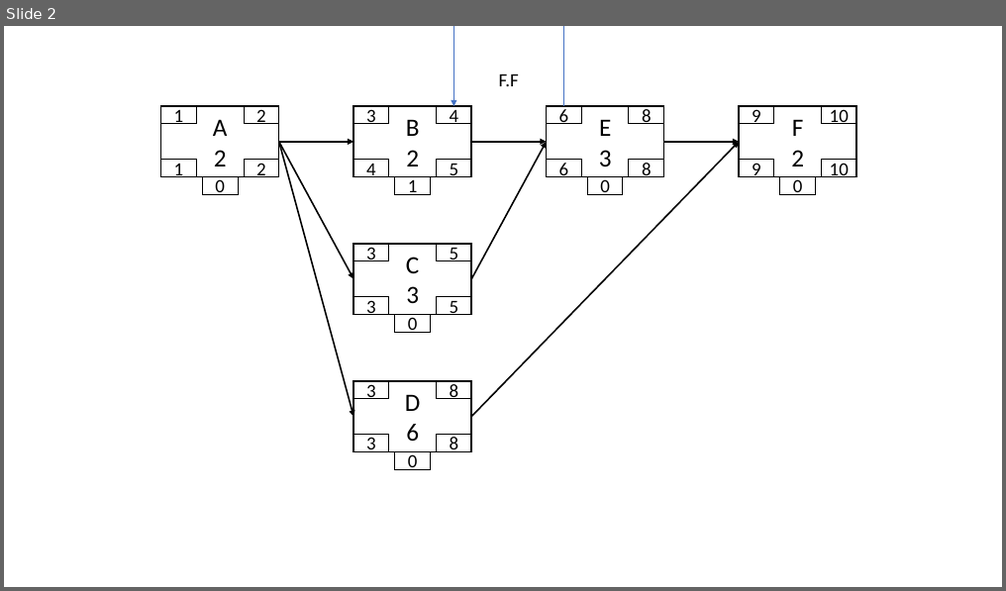
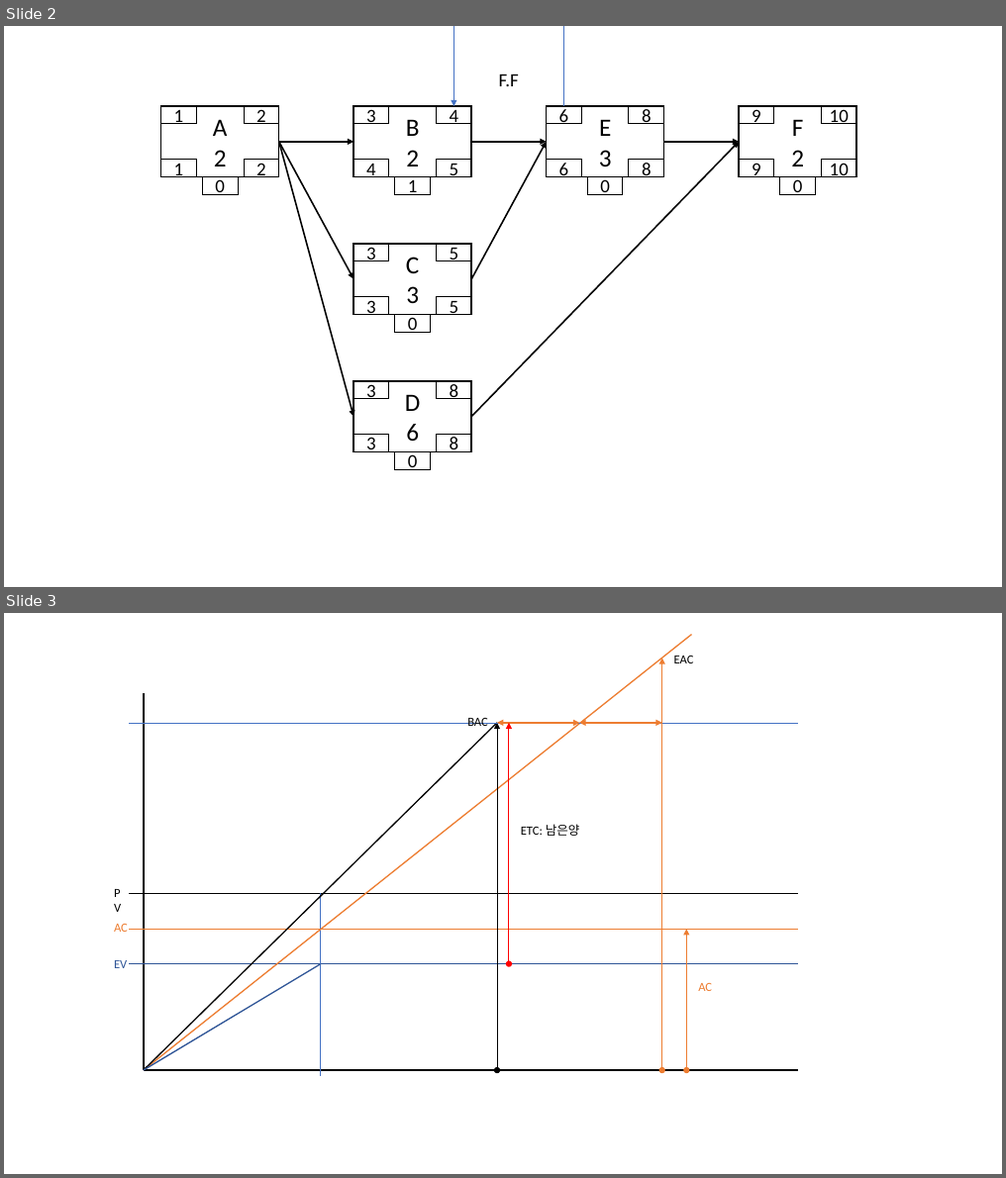
Before and after one commit to razy-dev/isa-note, a slide deck: pmp/imgs/isa-pmp.pptx. Shown one above the other, each under a label of ours: slide 2 before the commit, slides 2 and 3 after it. The pictures are 1006x591 and 1006x1178 pixels, drawn with LibreOffice and Linux fonts; fonts in the diff are those of the drawing. Boxes give left, top, right and bottom in pixels: in the first picture for what was removed or moved away, otherwise in the second. Text is boxed around its words. In the diff, an @@ line names an element or a change of style, - is before the commit and + after.

```diff
--- a/pmp/imgs/isa-pmp.pptx
+++ b/pmp/imgs/isa-pmp.pptx
@@ slide 3 added at (x1=4, y1=613, x2=1002, y2=1174), background #FFFFFF @@
@@ line added from (692, 635) to (144, 1070), #ED7D31 1.25 pt @@
@@ double arrow added from (662, 658) to (662, 1070), #ED7D31 1 pt @@
@@ text added at (x1=674, y1=656, x2=694, y2=663), 12 pt, text #000000 @@
+EAC
@@ line added from (144, 693) to (144, 1070), #000000 2 pt @@
@@ line added from (129, 723) to (798, 723), #4472C4 0.5 pt @@
@@ line added from (497, 723) to (144, 1070), #000000 1.25 pt @@
@@ text added at (x1=467, y1=718, x2=488, y2=726), 12 pt, text #000000 @@
+BAC
@@ double arrow added from (497, 723) to (497, 1070), #000000 1 pt @@
@@ double arrow added from (580, 723) to (497, 723), #ED7D31 2 pt @@
@@ double arrow added from (509, 723) to (509, 964), #FF0000 1 pt @@
@@ double arrow added from (662, 723) to (580, 723), #ED7D31 2 pt @@
@@ text added at (x1=521, y1=824, x2=580, y2=836), 12 pt, text #000000 @@
+ETC: 남은양
@@ text added at (x1=108, y1=881, x2=132, y2=905), 12 pt, text #000000 @@
+PV
@@ line added from (129, 894) to (798, 894), #000000 1 pt @@
@@ line added from (321, 894) to (321, 1076), #4472C4 1 pt @@
@@ text added at (x1=114, y1=924, x2=128, y2=932), 12 pt, text #ED7D31 @@
+AC
@@ line added from (129, 929) to (798, 929), #ED7D31 1 pt @@
@@ double arrow added from (687, 929) to (687, 1070), #ED7D31 1 pt @@
@@ text added at (x1=114, y1=960, x2=127, y2=968), 12 pt, text #2F5597 @@
+EV
@@ line added from (129, 964) to (798, 964), #2F5597 1 pt @@
@@ line added from (321, 964) to (144, 1070), #2F5597 1.25 pt @@
@@ text added at (x1=698, y1=983, x2=712, y2=991), 12 pt, text #ED7D31 @@
+AC
@@ line added from (798, 1070) to (144, 1070), #000000 2 pt @@
```
Also in this commit, not shown: 1 other file.
